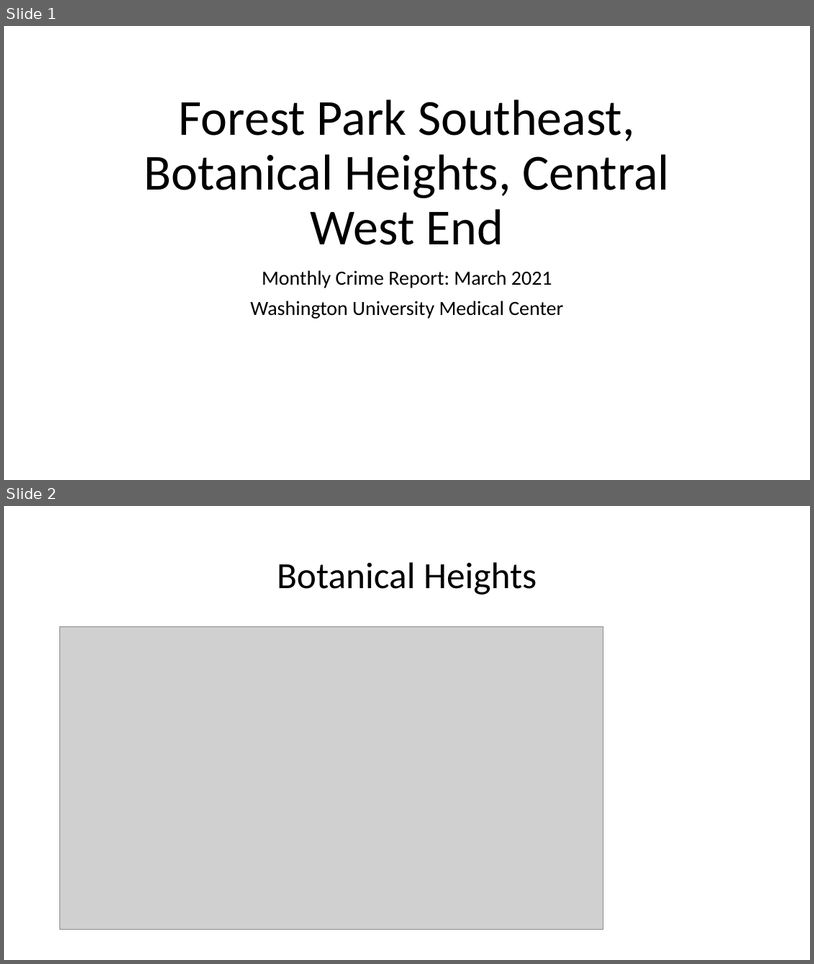
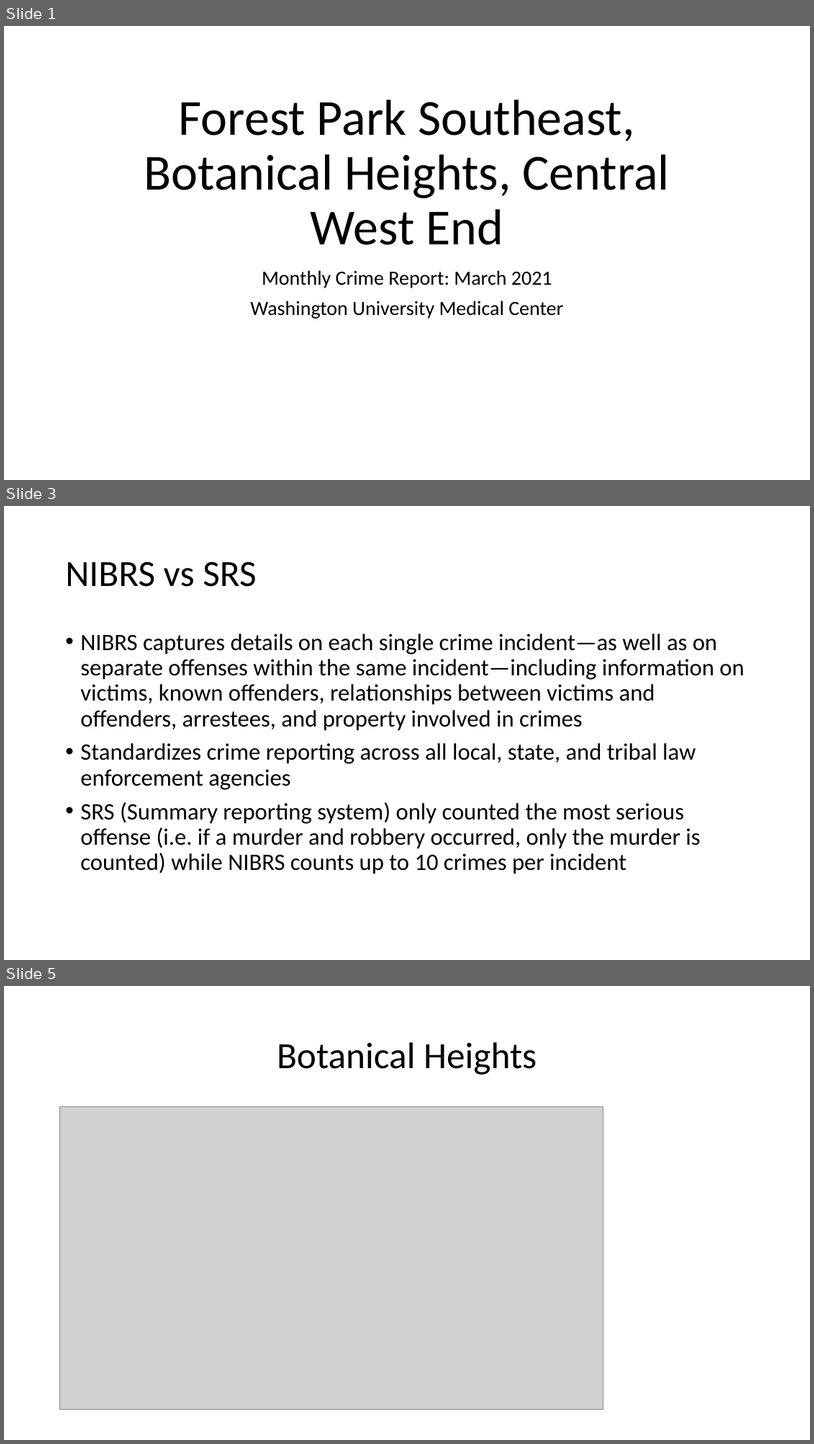
Before and after one commit to wumcrc/monthly-crime-reports, a slide deck: NIBRS/results/test.pptx. Shown one above the other, each under a label of ours: slides 1 and 2 before the commit, slides 1, 3 and 5 after it; the slides between them are not shown. The pictures are 814x964 and 814x1444 pixels, drawn with LibreOffice and Linux fonts; fonts in the diff are those of the drawing; grey boxes stand for pictures. Boxes give left, top, right and bottom in pixels: in the first picture for what was removed or moved away, otherwise in the second. Text is boxed around its words. In the diff, an @@ line names an element or a change of style, - is before the commit and + after.

Commit message:
Add NIBRS classification slides

```diff
--- a/NIBRS/results/test.pptx
+++ b/NIBRS/results/test.pptx
@@ slide 3 added at (4,506,810,960), background #FFFFFF @@
@@ title added at (65,561,256,587), 44 pt, text #000000 @@
+NIBRS vs SRS
@@ text added at (80,633,744,874), 28 pt, text #000000 @@
+• NIBRS captures details on each single crime incident—as well as on separate offenses within the same incident—including information on victims, known offenders, relationships between victims and offenders, arrestees, and property involved in crimes
+• Standardizes crime reporting across all local, state, and tribal law enforcement agencies
+• SRS (Summary reporting system) only counted the most serious offense (i.e. if a murder and robbery occurred, only the murder is counted) while NIBRS counts up to 10 crimes per incident
@@ what was slide 2 is now slide 5 @@
```
Also in this commit, not shown: 2 other slides added, 1 other file.
